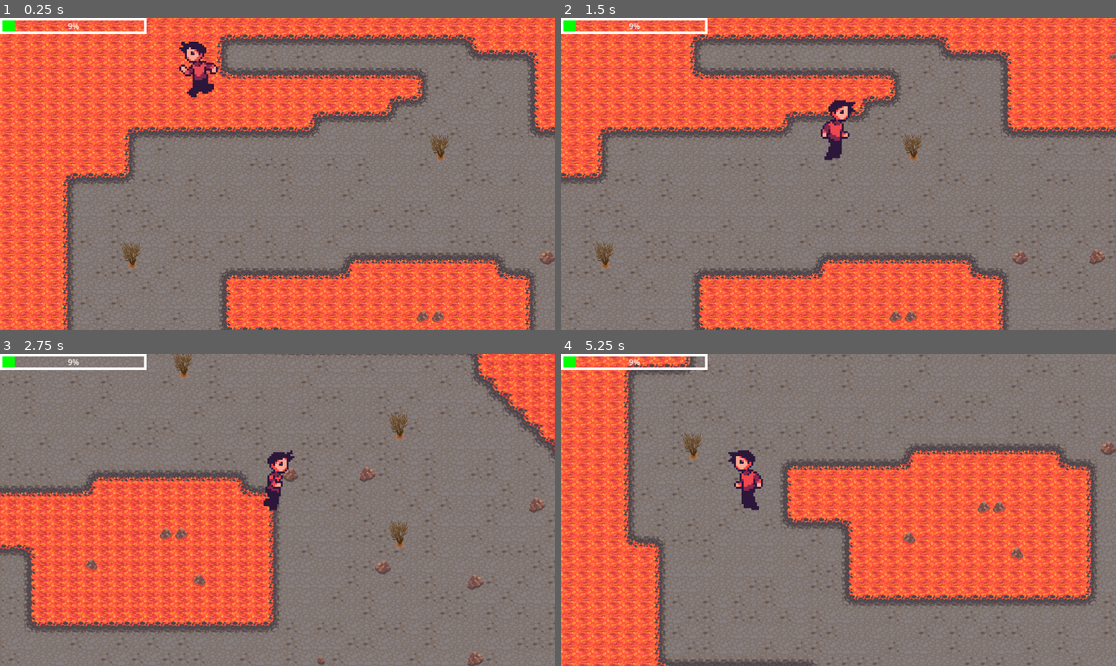
Above: before the commit, frames 1-4 (two rows, left to right).
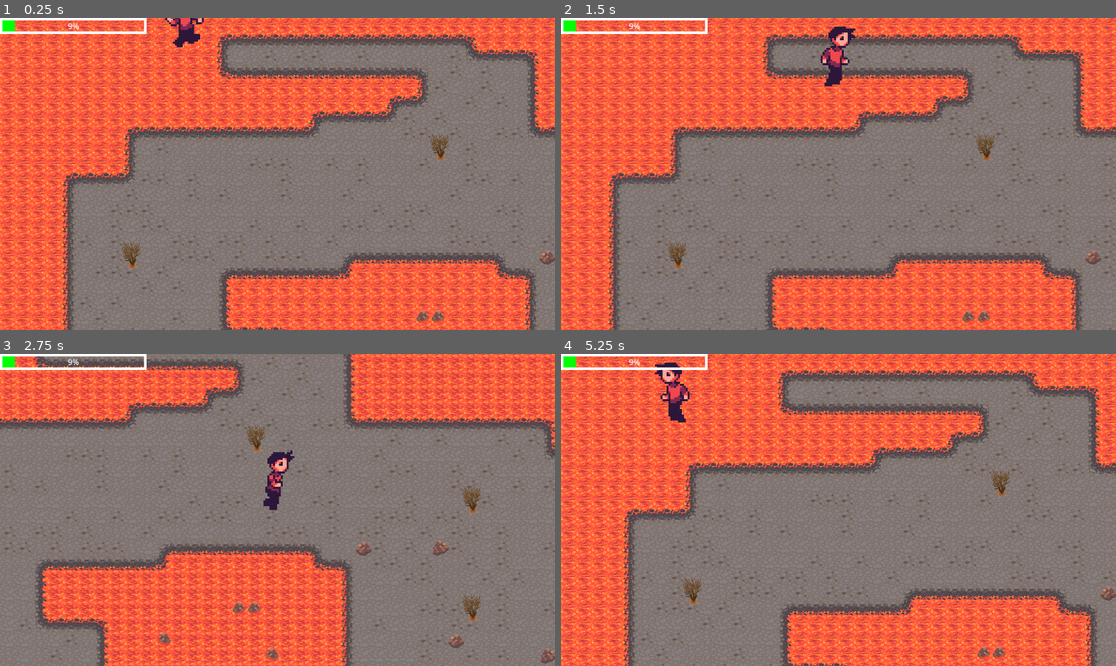
Above: after the commit, the same moments.

Repository: alexlastique/eurydice
Game: Godot game, scene res://scene/world.tscn
Two runs of this game, one before a commit and one after it. Both use one fixed random seed, a clock stepped at 60 frames per second and the inputs below.
Inputs (mouse positions are in pixels of both pictures, inside the frame that each line leads up to):
- Up to frame 1 (0.25 s): no input
- Up to frame 2 (1.5 s): move the mouse to (960, 158) at 0.52 s; hold Right (ui_right) 0.53-1.28 s; click (960, 158) at 0.67 s; move the mouse to (727, 189) at 1.27 s; hold Down (ui_down) from 1.28 s (still down)
- Up to frame 3 (2.75 s): move the mouse to (333, 441) at 2.02 s; release Down (ui_down) at 2.03 s; hold Right (ui_right) from 2.03 s (still down)
- Up to frame 4 (5.25 s): move the mouse to (810, 572) at 2.77 s; release Right (ui_right) at 2.78 s; hold Up (ui_up) 2.78-3.53 s; click (810, 572) at 2.92 s; move the mouse to (1005, 556) at 3.52 s; hold Left (ui_left) 3.53-5.03 s; move the mouse to (672, 463) at 4.27 s; move the mouse to (866, 510) at 5.02 s; hold Down (ui_down) from 5.03 s (still down); click (866, 510) at 5.17 s

The runs differ from the first frame. In frame 1, 1.0% of the frame differs, in the area x 29-40%, y 0-26%; in frame 2, 44%; in frame 3, 46%; in frame 4, 70%, in the area x 0-100%, y 0-100%.

Commit message:
obstacle collision

Diff:
--- a/player/player.tscn
+++ b/player/player.tscn
@@ -240,7 +240,7 @@
 size = Vector2(48, 16)
 
 [node name="Player" type="CharacterBody2D"]
-position = Vector2(381, 197)
+position = Vector2(2.08165e-12, 2.08165e-12)
 script = ExtResource("1_fji0t")
 
 [node name="AnimatedSprite2D" type="AnimatedSprite2D" parent="."]
